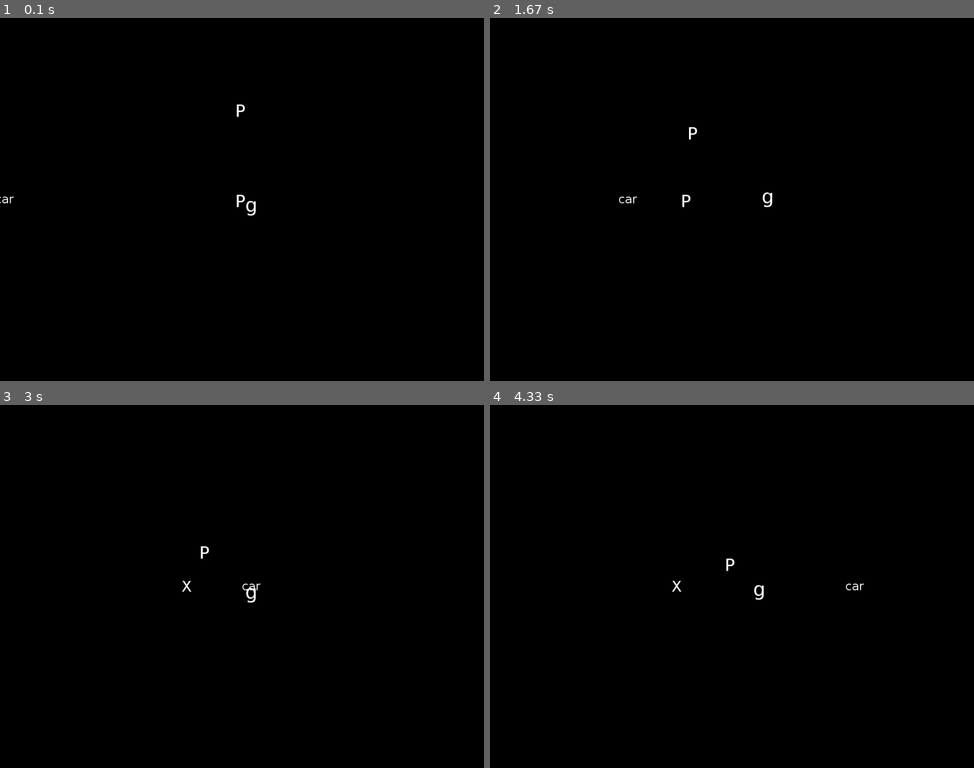
Above: before the commit, frames 1-4 (two rows, left to right).
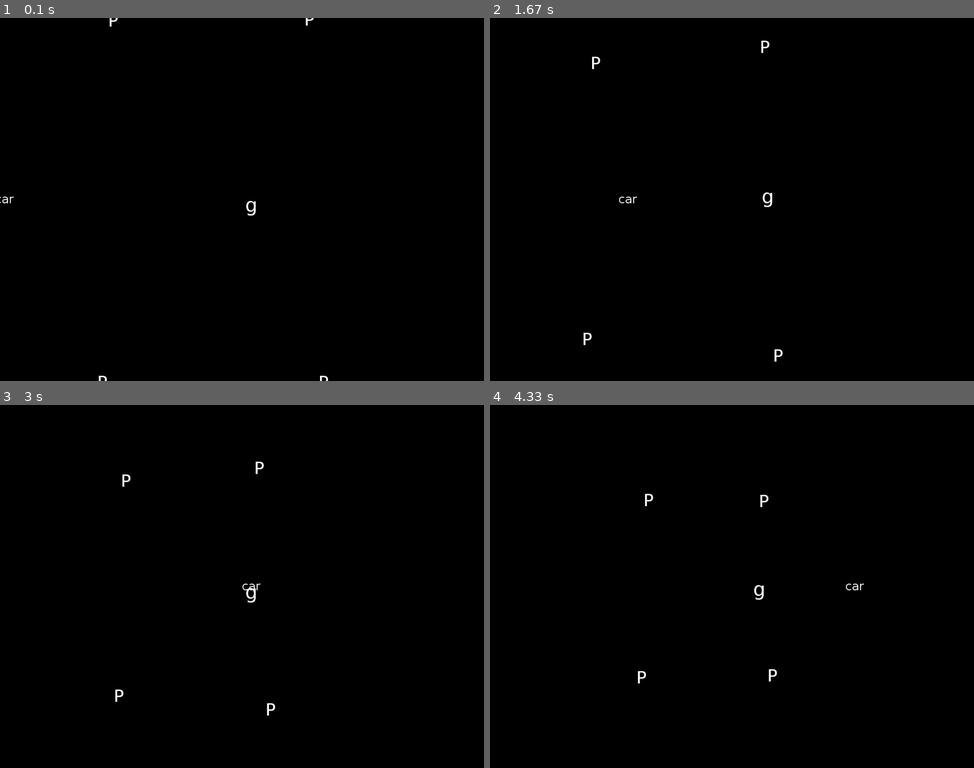
Above: after the commit, the same moments.

Repository: DanielKinsman/ghost-safety-squad-tigjamau
Game: pygame game, started from game.py
Two runs of this game, one before a commit and one after it. Both use one fixed random seed, a clock stepped at 60 frames per second and the inputs below. The source is Python 2; it was converted automatically to run under Python 3.
Inputs:
- Up to frame 1 (0.1 s): no input
- Up to frame 2 (1.67 s): hold D 0.33-0.8 s; hold W 0.83-1.13 s; hold D 1.17-1.63 s
- Up to frame 3 (3 s): hold A 1.67-2.2 s; hold S 2.23-2.53 s; hold A 2.57-2.97 s
- Up to frame 4 (4.33 s): hold W 3-3.37 s; hold D 3.4-4.03 s; hold S from 4.07 s (still down)

The runs differ from the first frame. In frame 1, 0.1% of the frame differs, in the area x 20-68%, y 0-100%; in frame 2, 0.2%; in frame 3, 0.2%, in the area x 23-57%, y 15-86%; in frame 4, 0.2%.

Commit message:
Spawning people

Diff:
--- a/game.py
+++ b/game.py
@@ -82,13 +82,13 @@
     #constants
     WIDTH = 1024
     HEIGHT = 768
+    SPAWN_PEOPLE_BELOW = 4
 
     def __init__(self):
-        self.randy = random.Random()
         self.screen = pygame.display.set_mode((Game.WIDTH, Game.HEIGHT))
 
         pygame.mixer.init()
-        splat = pygame.mixer.Sound("sound/splat.ogg")
+        self.splat = pygame.mixer.Sound("sound/splat.ogg")
 
         self.carimage = pygame.image.load('images/car.png')
         self.carGroup = pygame.sprite.RenderUpdates()
@@ -100,13 +100,13 @@
 
         self.people = list()
 
-        person = Person('images/person.png', 'images/deadperson.png', splat)
-        person.position = euclid.Vector2(self.screen.get_width() / 2, self.screen.get_height() / 2)
-        self.people.append(person)
-
-        person = Person('images/person.png', 'images/deadperson.png', splat)
-        person.position = euclid.Vector2(self.screen.get_width() / 2, self.screen.get_height() / 4)
-        self.people.append(person)
+        #person = Person('images/person.png', 'images/deadperson.png', self.splat)
+        #person.position = euclid.Vector2(self.screen.get_width() / 2, self.screen.get_height() / 2)
+        #self.people.append(person)
+
+        #person = Person('images/person.png', 'images/deadperson.png', splat)
+        #person.position = euclid.Vector2(self.screen.get_width() / 2, self.screen.get_height() / 4)
+        #self.people.append(person)
 
         self.personGroup = pygame.sprite.RenderUpdates(self.people)
 
@@ -132,6 +132,8 @@
             self.runPeople()
             self.runPlayer()
 
+            self.spawnPeople()
+
             #render
             self.screen.fill((0,0,0))
             self.carGroup.draw(self.screen)
@@ -139,6 +141,7 @@
             self.personGroup.draw(self.screen)
             pygame.display.flip()
 
+        #clean up before exit
         pygame.display.quit()
         pygame.mixer.quit()
 
@@ -184,6 +187,31 @@
             self.possessToggle = False
         else:
             pass
+
+    def spawnPeople(self):
+        aliveCount = 0
+        for person in self.people:
+            if not person.dead:
+                aliveCount += 1
+            else:
+                pass
+
+        if aliveCount < Game.SPAWN_PEOPLE_BELOW:
+            self.spawnPerson()
+
+    def spawnPerson(self):
+        #randomly choose top or bottom for y
+        y = random.choice([0, self.screen.get_height()])
+
+        #pick random x value
+        x = random.randint(10, self.screen.get_width() - 10)
+
+        #spawn person a x y
+        person = Person('images/person.png', 'images/deadperson.png', self.splat)
+        person.position = euclid.Vector2(x, y)
+        self.people.append(person)
+        self.personGroup.add(person)
+
 
     def processInput(self):
         for event in pygame.event.get():
